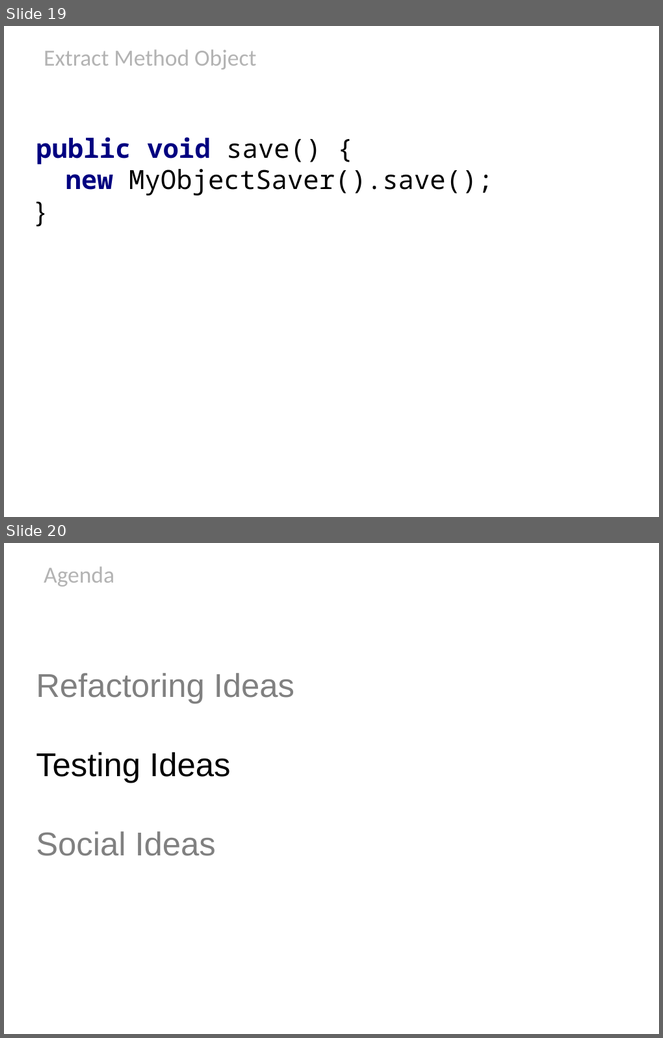
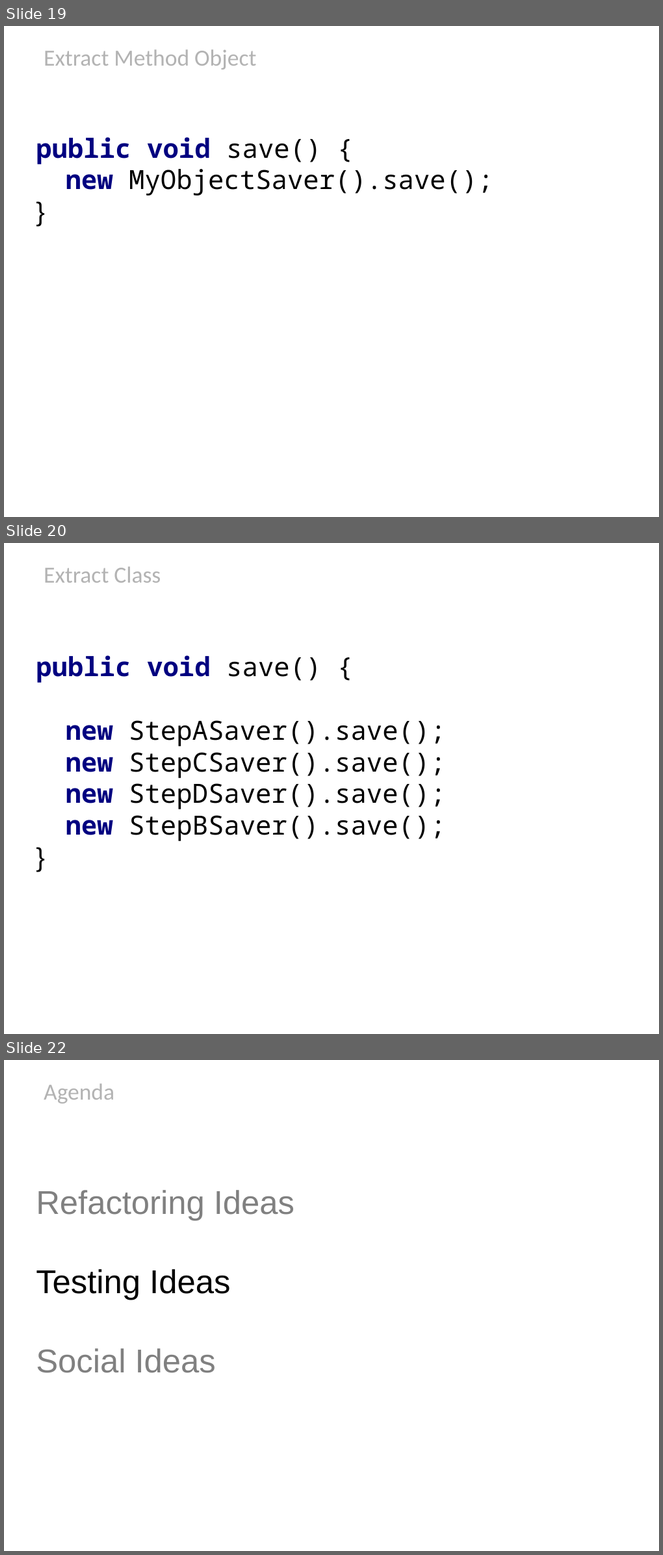
Before and after one commit to HamletDRC/presentations, a slide deck: newideasforoldcode/NewIdeasForOldCode_Confess2011.odp. Shown one above the other, each under a label of ours: slides 19 and 20 before the commit, slides 19, 20 and 22 after it; the slides between them are not shown. The pictures are 663x1038 and 663x1555 pixels, drawn with LibreOffice and Linux fonts; fonts in the diff are those of the drawing; background and template pictures are left out. Boxes give left, top, right and bottom in pixels: in the first picture for what was removed or moved away, otherwise in the second. Text is boxed around its words. In the diff, an @@ line names an element or a change of style, - is before the commit and + after.

```diff
--- a/newideasforoldcode/NewIdeasForOldCode_Confess2011.odp
+++ b/newideasforoldcode/NewIdeasForOldCode_Confess2011.odp
@@ slide 20 added at (x1=4, y1=543, x2=659, y2=1034), background picture (left out) @@
@@ title added at (x1=44, y1=566, x2=161, y2=583), 28 pt, text #B3B3B3 @@
+Extract Class
@@ subtitle added at (x1=36, y1=655, x2=446, y2=841), 32 pt, text #000000 @@
+public void save() {
+new StepASaver().save();
+new StepCSaver().save();
+new StepDSaver().save();
+new StepBSaver().save();
+}
@@ what was slide 20 is now slide 22 @@
```
Also in this commit, not shown: 1 slide changed, 1 other slide added, 1 other file.
